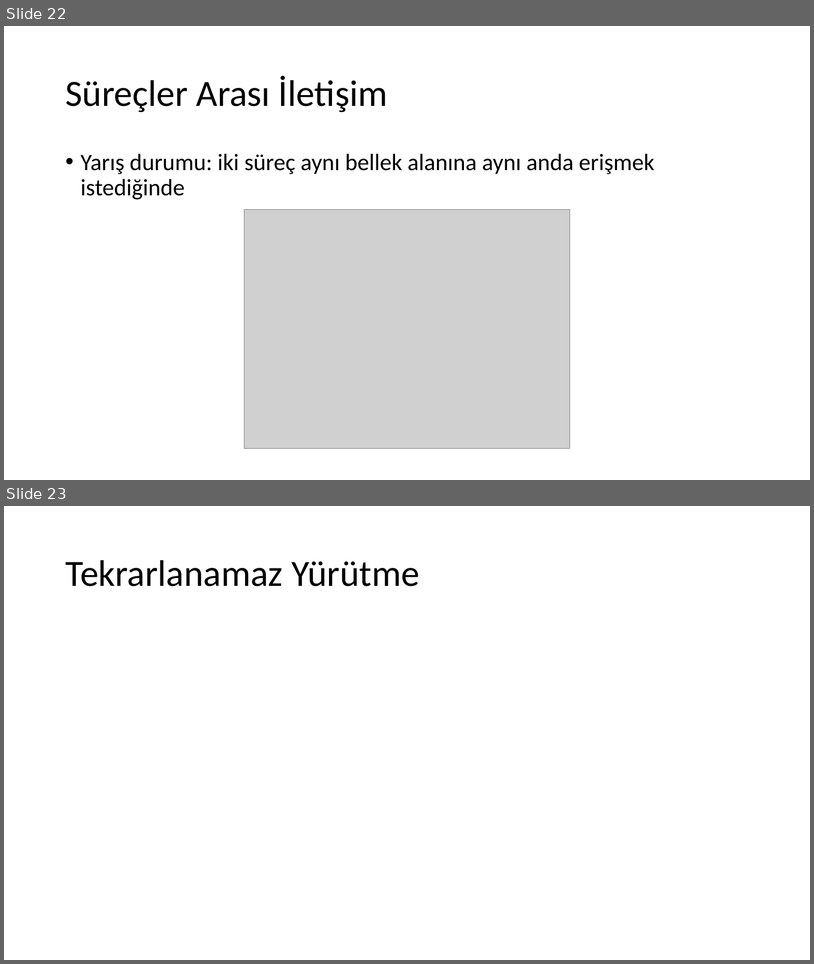
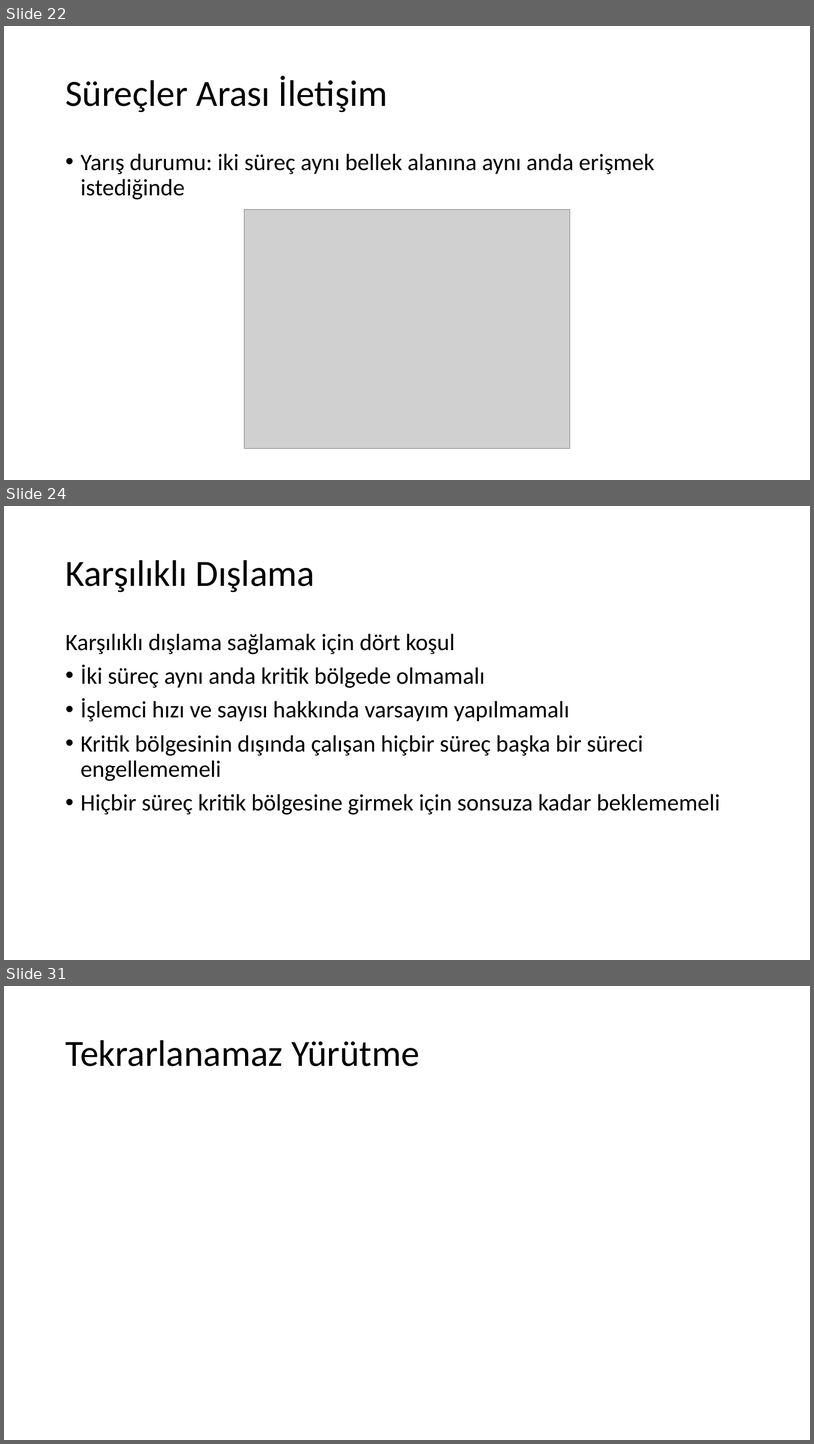
Before and after one commit to sercankulcu/sercankulcu.github.io, a slide deck: assets/teaching/os/2_Bolum_2_Surecler.pptx. Shown one above the other, each under a label of ours: slides 22 and 23 before the commit, slides 22, 24 and 31 after it; the slides between them are not shown. The pictures are 814x964 and 814x1444 pixels, drawn with LibreOffice and Linux fonts; fonts in the diff are those of the drawing; grey boxes stand for pictures. Boxes give left, top, right and bottom in pixels: in the first picture for what was removed or moved away, otherwise in the second. Text is boxed around its words. In the diff, an @@ line names an element or a change of style, - is before the commit and + after.

```diff
--- a/assets/teaching/os/2_Bolum_2_Surecler.pptx
+++ b/assets/teaching/os/2_Bolum_2_Surecler.pptx
@@ slide 24 added at [4, 506, 810, 960], background #FFFFFF @@
@@ title added at [65, 560, 315, 592], 44 pt, text #000000 @@
+Karşılıklı Dışlama
@@ text added at [65, 633, 720, 814], 28 pt, text #000000 @@
+Karşılıklı dışlama sağlamak için dört koşul
+• İki süreç aynı anda kritik bölgede olmamalı
+• İşlemci hızı ve sayısı hakkında varsayım yapılmamalı
+• Kritik bölgesinin dışında çalışan hiçbir süreç başka bir süreci engellememeli
+• Hiçbir süreç kritik bölgesine girmek için sonsuza kadar beklememeli
@@ what was slide 23 is now slide 31 @@
```
Also in this commit, not shown: 7 other slides added, 3 slides removed, 1 other file.
